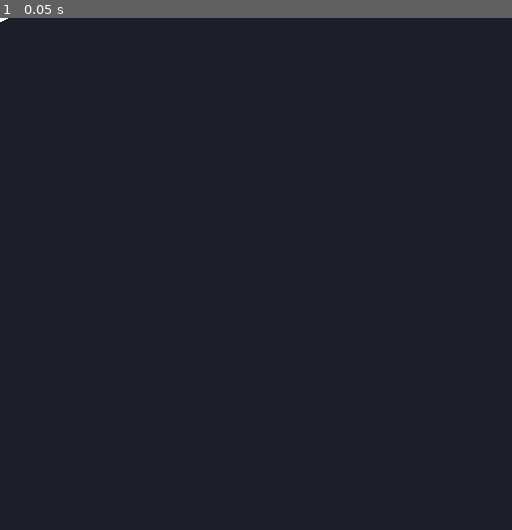
Above: before the commit, frame 1.
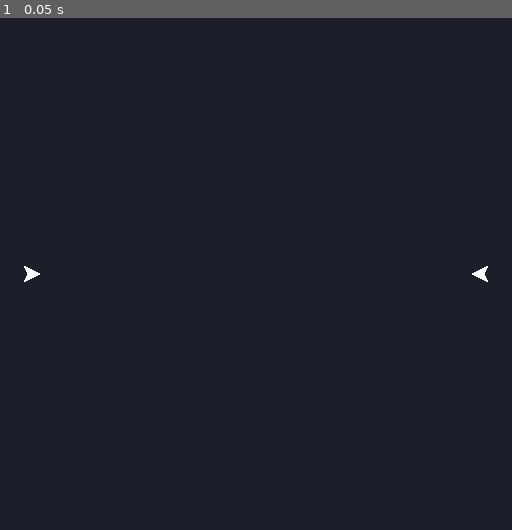
Above: after the commit, the same moment.

Repository: Alexander-Jordan/spacewar-godot
Game: Godot game, scene res://stages/main.tscn
Same seed, same stepped clock (60 frames per second), same inputs: the game is played once before the commit and once after it.
Inputs:
- Up to frame 1 (0.05 s): no input

The runs differ from the first frame. In frame 1, 0.1% of the frame differs, in the area x 0-96%, y 0-52%.

Commit message:
Add a second ship

Diff:
--- a/stages/main.tscn
+++ b/stages/main.tscn
@@ -5,3 +5,9 @@
 [node name="Main" type="Node2D"]
 
 [node name="Ship" parent="." instance=ExtResource("1_72s8x")]
+position = Vector2(32, 256)
+
+[node name="Ship2" parent="." instance=ExtResource("1_72s8x")]
+position = Vector2(480, 256)
+rotation = 3.14159
+player = "p2"
